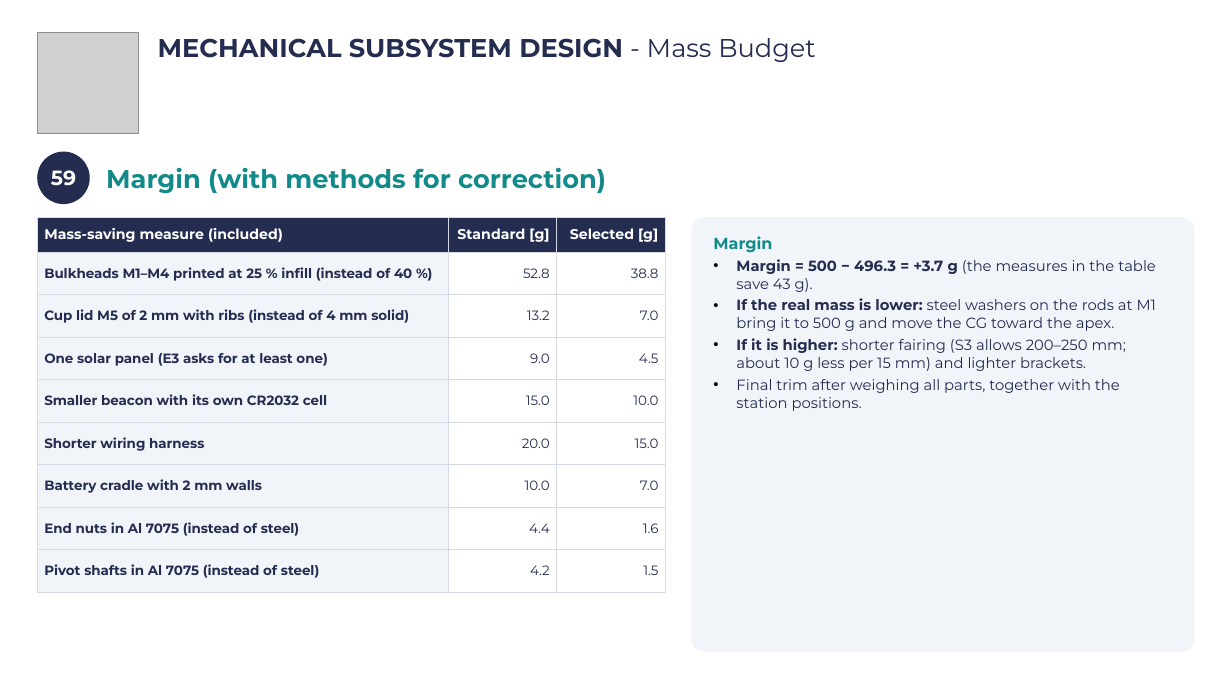
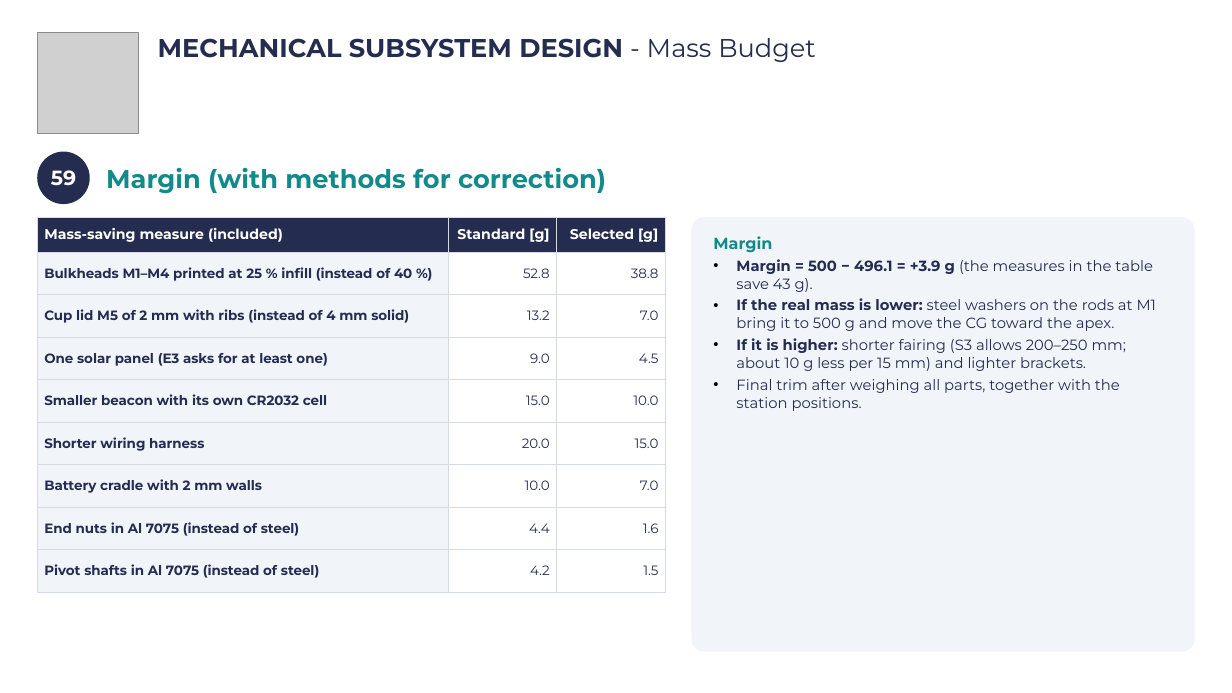
Before and after one commit to Caetano18/proyecto, a slide deck: slide 62 of cansat_pdr/laminas_plantilla/CanSat_PDR_Hermes_V2.pptx. Drawn at 1232x693 pixels with LibreOffice and Linux fonts; fonts in the diff are those of the drawing; grey boxes stand for pictures; background and template pictures are left out. Boxes give left, top, right and bottom in pixels: in the first picture for what was removed or moved away, otherwise in the second. Text is boxed around its words. In the diff, an @@ line names an element or a change of style, - is before the commit and + after.

```diff
--- a/cansat_pdr/laminas_plantilla/CanSat_PDR_Hermes_V2.pptx
+++ b/cansat_pdr/laminas_plantilla/CanSat_PDR_Hermes_V2.pptx
@@ text in rounded rectangle at <box>736,259,1153,292</box>: text changed @@
-• Margin = 500 − 496.3 = +3.7 g (the measures in the table save 43 g).
+• Margin = 500 − 496.1 = +3.9 g (the measures in the table save 43 g).
```
Also in this commit, not shown: 12 other slides changed, 33 other files.
